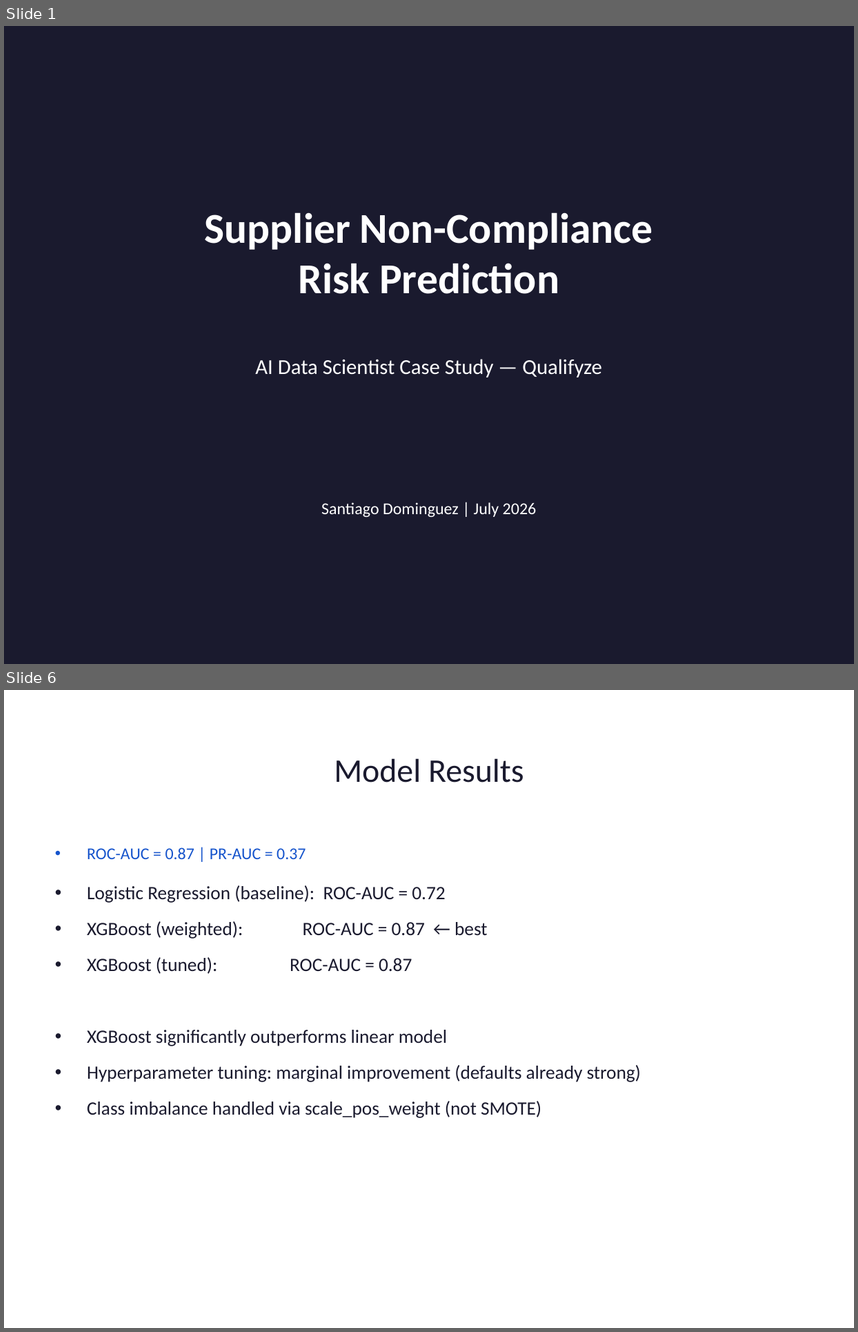
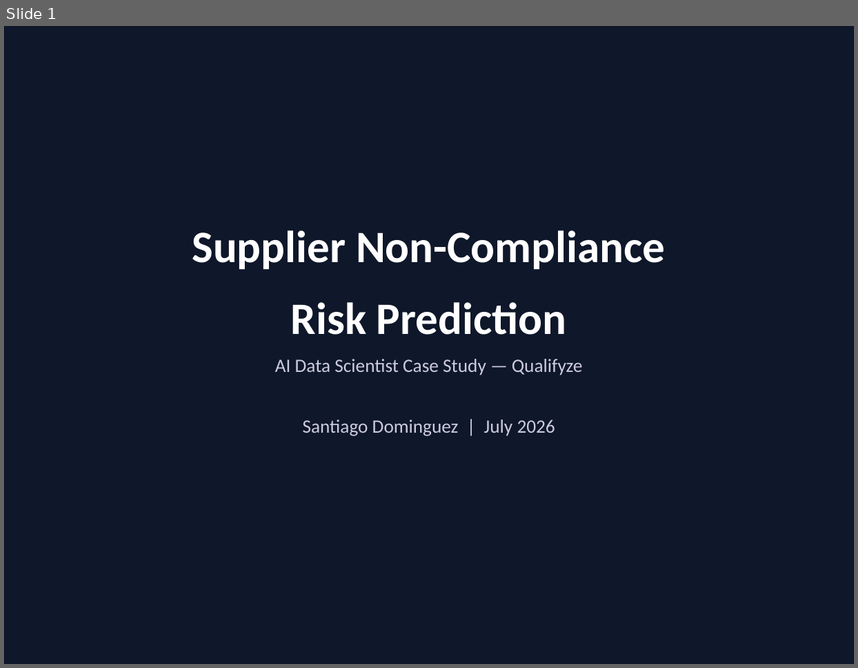
Before and after one commit to santiago-dc/qualifyze-case-study, a slide deck: reports/presentation.pptx. Shown one above the other, each under a label of ours: slides 1 and 6 before the commit, slide 1 after it; the slides between them are not shown. The pictures are 858x1332 and 858x668 pixels, drawn with LibreOffice and Linux fonts; fonts in the diff are those of the drawing. Boxes give left, top, right and bottom in pixels: in the first picture for what was removed or moved away, otherwise in the second. Text is boxed around its words. In the diff, an @@ line names an element or a change of style, - is before the commit and + after.

Commit message:
Update docs and improve presentation design (#3)

```diff
--- a/reports/presentation.pptx
+++ b/reports/presentation.pptx
@@ slide 6 removed at [4,690,854,1328], background #FFFFFF @@
@@ title removed at [334,758,524,782] @@
-Model Results
@@ text removed at [87,847,641,1118] @@
-• ROC-AUC = 0.87 | PR-AUC = 0.37
-• Logistic Regression (baseline): ROC-AUC = 0.72
-• XGBoost (weighted): ROC-AUC = 0.87 ← best
-• XGBoost (tuned): ROC-AUC = 0.87
-• XGBoost significantly outperforms linear model
-• Hyperparameter tuning: marginal improvement (defaults already strong)
-• Class imbalance handled via scale_pos_weight (not SMOTE)
@@ slide 1 changed as well @@
@@ background #1A1A2E to #0F172A @@
@@ text at [192,230,665,334]: text changed; size 36 to 38 pt @@
-Supplier Non-Compliance
-Risk Prediction
+Supplier Non-Compliance
+Risk Prediction
@@ text at [275,359,583,375]: size 18 to 16 pt, text colour #FFFFFF to #CCCCDD in "AI Data Scientist Case Study — Qualifyze"; more space between paragraphs @@
@@ text at [303,419,555,436]: paragraph added @@
+Santiago Dominguez | July 2026
@@ text removed at [321,502,537,517] @@
-Santiago Dominguez | July 2026
```
Also in this commit, not shown: 4 other slides changed, 13 slides added, 9 other slides removed, 3 other files.
